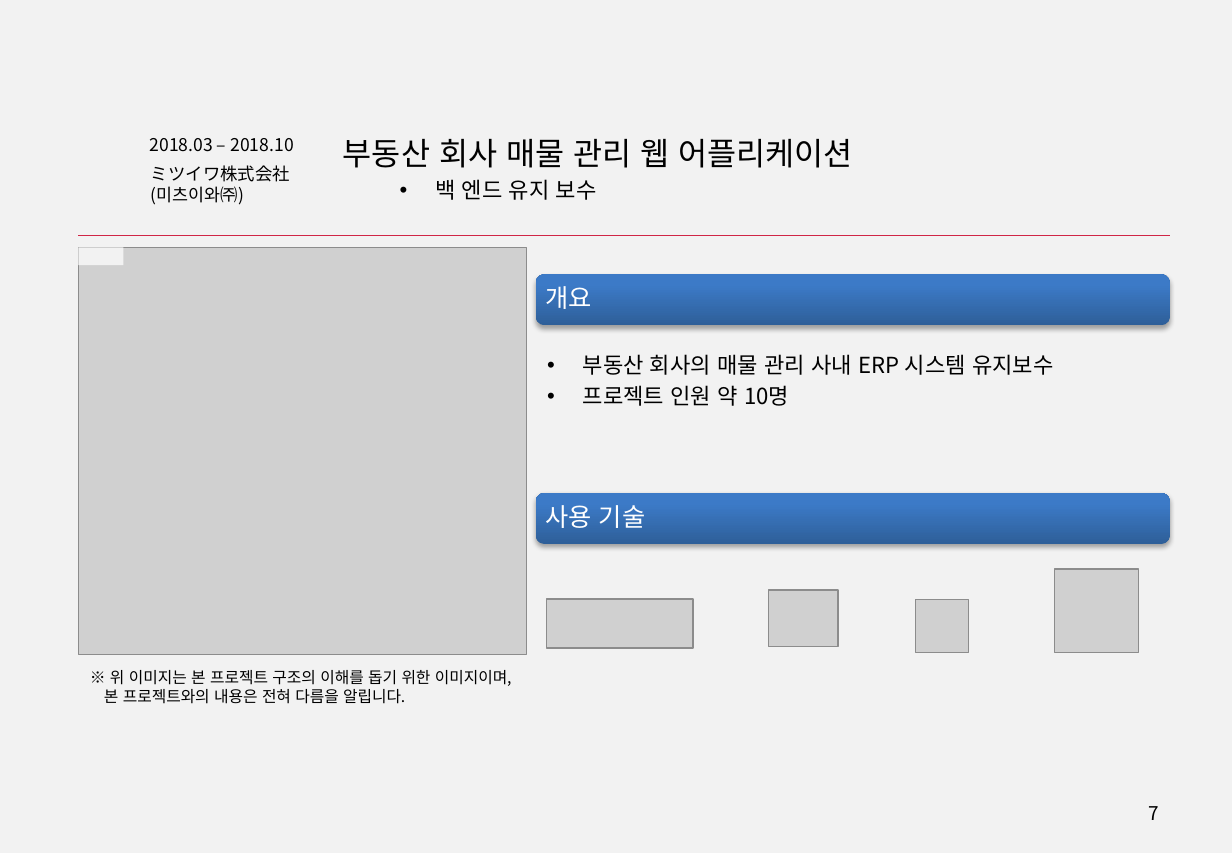
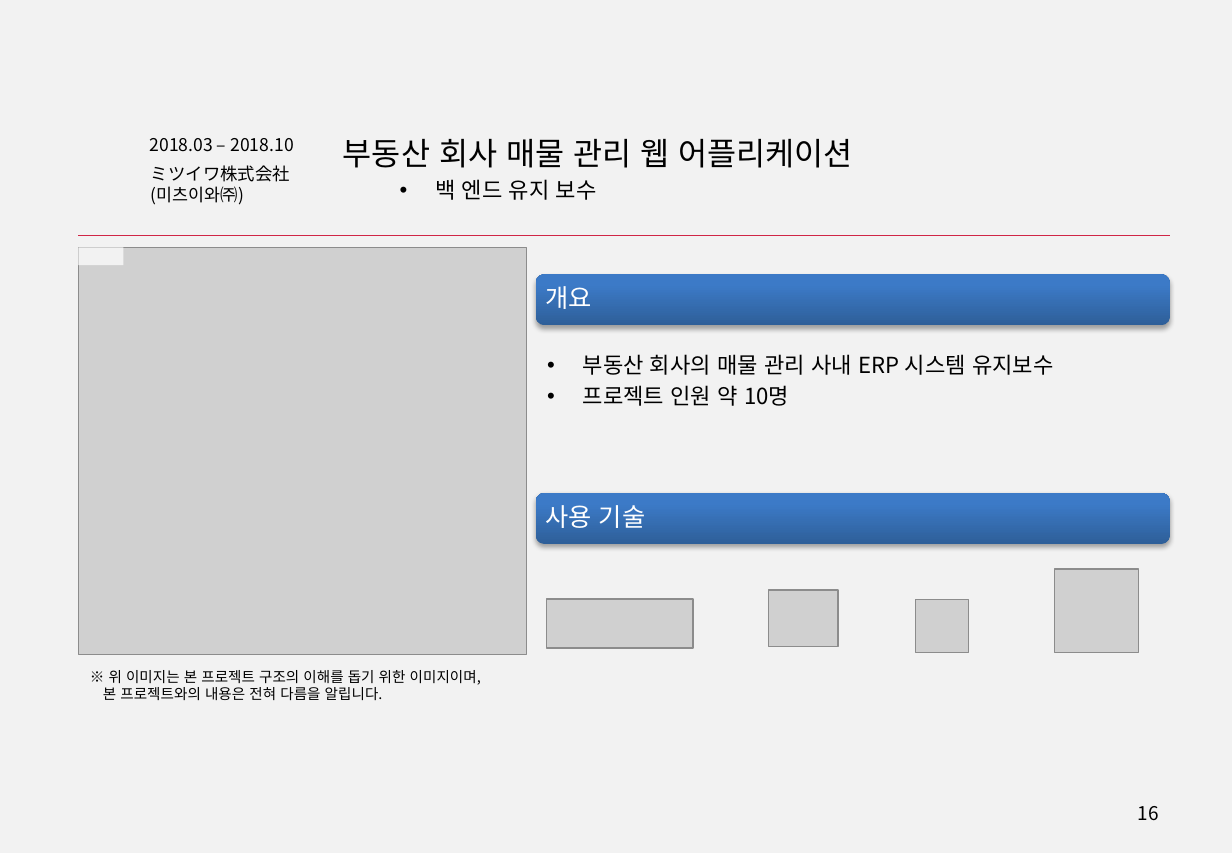
Before and after one commit to Marmaladee/Portfolio, a slide deck: slide 16 of 포트폴리오_강동수(Kang Dongsoo).pptx (slide 7 before the commit). Drawn at 1232x853 pixels with LibreOffice and Linux fonts; fonts in the diff are those of the drawing; grey boxes stand for pictures. Boxes give left, top, right and bottom in pixels: in the first picture for what was removed or moved away, otherwise in the second. Text is boxed around its words. In the diff, an @@ line names an element or a change of style, - is before the commit and + after.

```diff
--- a/포트폴리오_강동수(Kang Dongsoo).pptx
+++ b/포트폴리오_강동수(Kang Dongsoo).pptx
@@ text "※ 위 이미지는 본 프로젝트 ..." at [103, 670, 481, 700]: size 10 to 9.2 pt @@
@@ page number at [1138, 806, 1159, 821]: text changed @@
-7
+16
```
Also in this commit, not shown: 2 other slides changed, 9 slides added, 4 other files.
